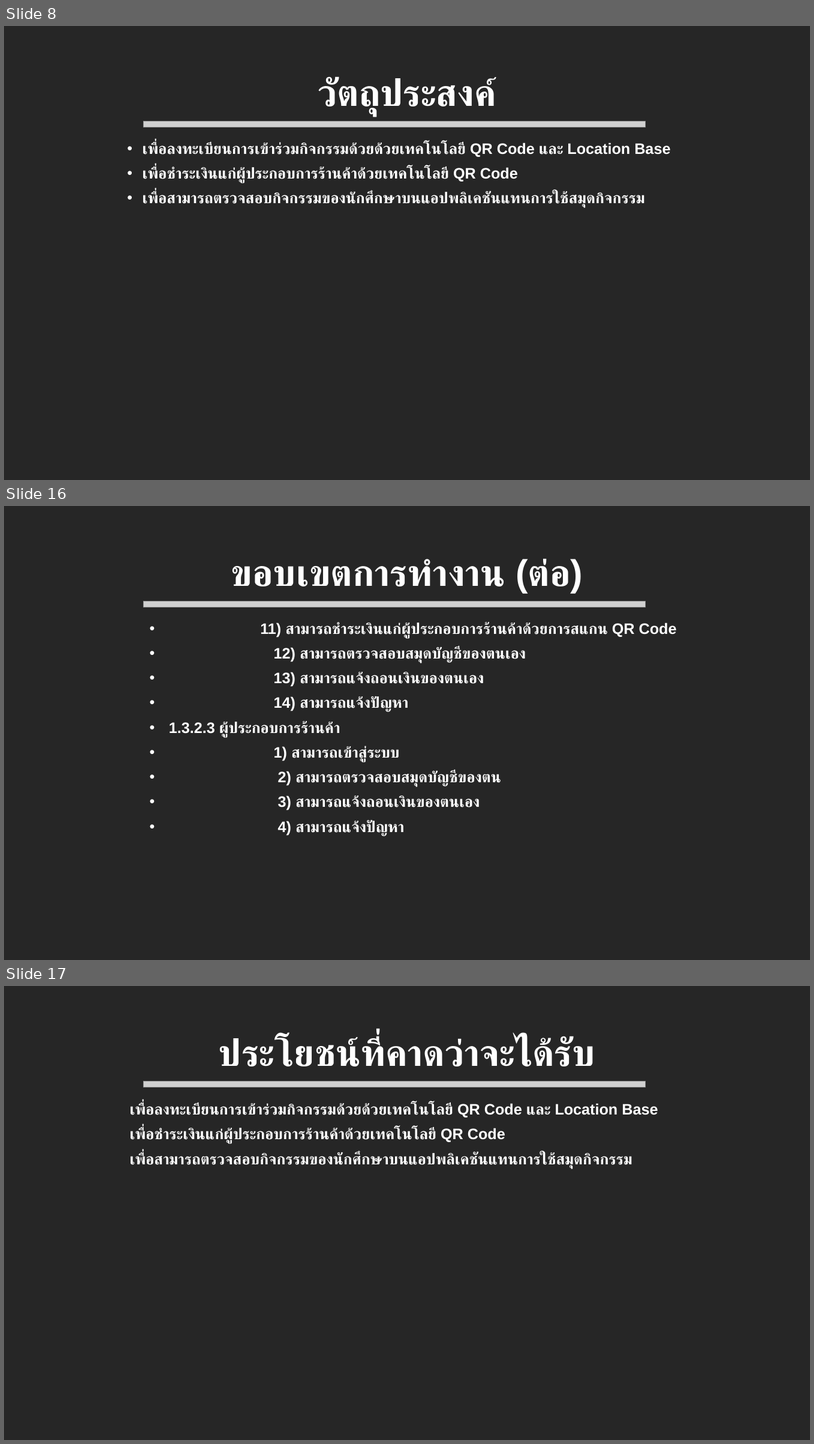
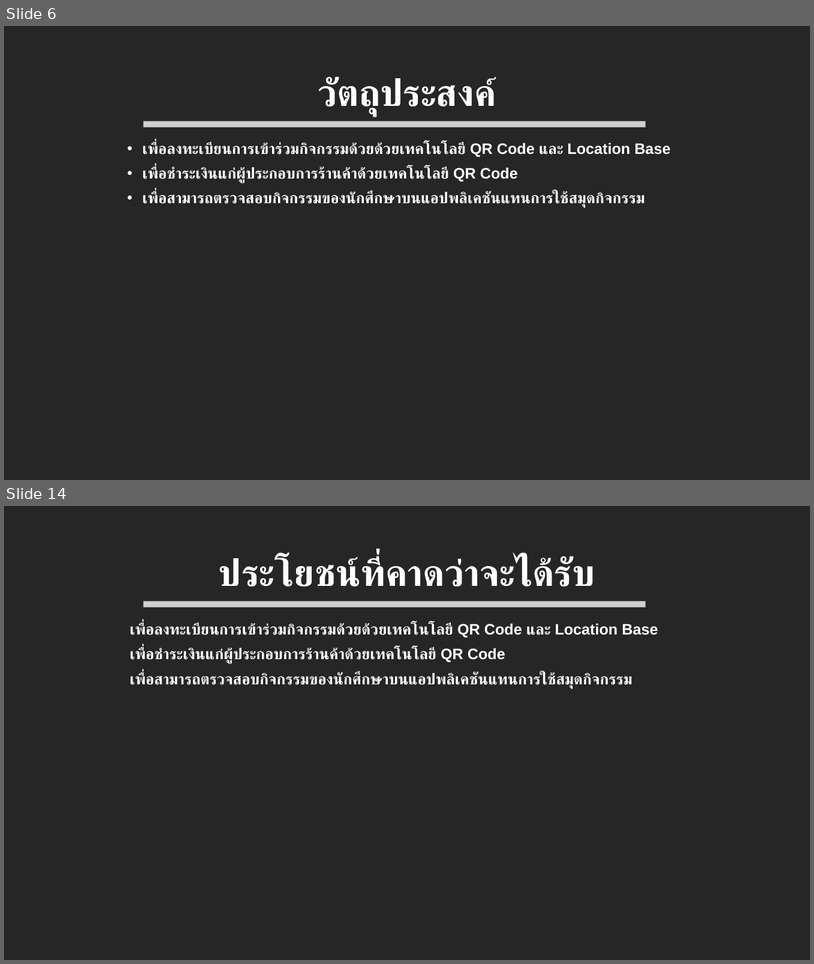
Before and after one commit to mickysara/MyBagProject, a slide deck: uploads/นำเสนอหัวข้อโปรเจค.pptx. Shown one above the other, each under a label of ours: slides 8, 16 and 17 before the commit, slides 6 and 14 after it; the slides between them are not shown. The pictures are 814x1444 and 814x964 pixels, drawn with LibreOffice and Linux fonts; fonts in the diff are those of the drawing; grey boxes stand for pictures. Boxes give left, top, right and bottom in pixels: in the first picture for what was removed or moved away, otherwise in the second. Text is boxed around its words. In the diff, an @@ line names an element or a change of style, - is before the commit and + after.

```diff
--- a/uploads/นำเสนอหัวข้อโปรเจค.pptx
+++ b/uploads/นำเสนอหัวข้อโปรเจค.pptx
@@ slide 16 removed at [4, 506, 810, 960], background #262626 @@
@@ title removed at [231, 559, 583, 593] @@
-ขอบเขตการทำงาน (ต่อ)
@@ picture removed at [144, 601, 646, 607] @@
@@ text removed at [169, 622, 677, 835] @@
-• 11) สามารถชำระเงินแก่ผู้ประกอบการร้านค้าด้วยการสแกน QR Code
-• 12) สามารถตรวจสอบสมุดบัญชีของตนเอง
-• 13) สามารถแจ้งถอนเงินของตนเอง
-• 14) สามารถแจ้งปัญหา
-• 1.3.2.3 ผู้ประกอบการร้านค้า
-• 1) สามารถเข้าสู่ระบบ
-• 2) สามารถตรวจสอบสมุดบัญชีของตน
-• 3) สามารถแจ้งถอนเงินของตนเอง
-• 4) สามารถแจ้งปัญหา
@@ what was slide 8 is now slide 6 @@
@@ what was slide 17 is now slide 14 @@
```
Also in this commit, not shown: 7 slides changed, 2 slides added, 10 other files.
